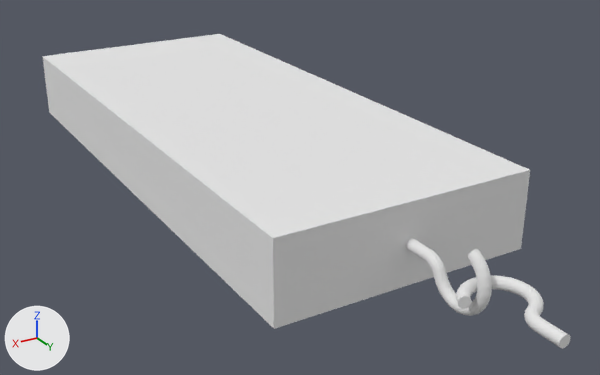
Renders of the glTF model public/models/main/dynamometer/dynamometer.gltf from each side of a commit.
The view is the same before and after, from a 50 mm camera at (75.9, 92.2, 60.4) aimed at (-3.1, -39.4, -5.4). Every picture has the same lights, and +X, +Y and +Z are marked at lower left. Vertices at the same position are counted once.

Before the edit, the objects in view are built like this:
```python
me_b_dyn_body_001__mesh = bpy.data.meshes.new('b_dyn_body_001_-Mesh')
me_b_dyn_body_001__mesh.from_pydata(...)  # 16 vertices, 28 faces; spans x -25.0..25.0, y -120.0..0.0, z -7.5..7.5
me_b_dyn_body_001__mesh.materials.append(mat_color_cccccc)  # white #e7e7e7
me_b_dyn_hook_001__mesh = bpy.data.meshes.new('b_dyn_hook_001_-Mesh')
me_b_dyn_hook_001__mesh.from_pydata(...)  # 598 vertices, 1192 faces; spans x -1.0..1.0, y -95.0..18.0, z -6.0..5.5
me_b_dyn_hook_001__mesh.materials.append(mat_color_cccccc)  # white #e7e7e7
me_b_dyn_hook_small_001__mesh = bpy.data.meshes.new('b_dyn_hook_small_001_-Mesh')
me_b_dyn_hook_small_001__mesh.from_pydata(...)  # 650 vertices, 1296 faces; spans x -6.0..5.5, y 14.0..32.0, z -1.0..1.0
me_b_dyn_hook_small_001__mesh.materials.append(mat_color_cccccc)  # white #e7e7e7
ob_b_dyn_body_001 = bpy.data.objects.new('b_dyn_body_001_', me_b_dyn_body_001__mesh)
ob_b_dyn_body_001.location = (0.0, 0.0, 0.0)
ob_b_dyn_hook_001 = bpy.data.objects.new('b_dyn_hook_001_', me_b_dyn_hook_001__mesh)
ob_b_dyn_hook_001.location = (0.0, 0.0, 0.0)
ob_b_dyn_hook_small_001 = bpy.data.objects.new('b_dyn_hook_small_001_', me_b_dyn_hook_small_001__mesh)
ob_b_dyn_hook_small_001.location = (0.0, 0.0, 0.0)
```
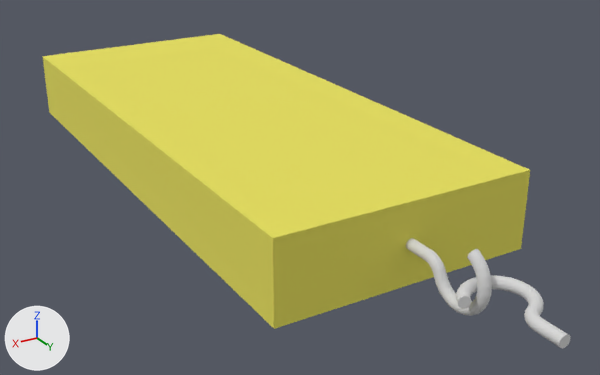
Location of each change, (x1, y1, x2, y2) in pixels of the pictures (600 x 375 px; the box of a moved part takes in the faces that stretch with it):
part 1 of me_b_dyn_body_001__mesh, moved or reshaped
    both: (273, 170, 530, 329)
part 2 of me_b_dyn_body_001__mesh, recoloured (white to yellow)
    both: (42, 34, 529, 328)

Patch to the scene script:
```diff
--- a/public/models/main/dynamometer/dynamometer.gltf.py
+++ b/public/models/main/dynamometer/dynamometer.gltf.py
@@ mat_color_ccbe1b @@
+mat_color_ccbe1b = principled_material('color_ccbe1b')
+mat_color_ccbe1b.base_color = (0.8, 0.745, 0.106)  # yellow #e7e05c
+mat_color_ccbe1b.roughness = 1.0
@@ me_b_dyn_body_001__mesh @@
 me_b_dyn_body_001__mesh.from_pydata(...)  # 16 vertices, 28 faces; spans x -25.0..25.0, y -120.0..0.0, z -7.5..7.5
 # used by ob_b_dyn_body_001; location = (0.0, 0.0, 0.0)
+# me_b_dyn_body_001__mesh part 1
+# 3 vertices are removed from x -22.0..22.0, y -117.0..-3.0, z -4.5
+# 16 faces are deleted
+# 1 vertex moves from x 22.0, y -117.0, z -4.5 to x 22.0, y -117.0, z -3.5
+# 3 vertices are added at (-22.0, -3.0, -3.5), (-22.0, -117.0, -3.5), (22.0, -3.0, -3.5)
+# 16 new faces join them
+# me_b_dyn_body_001__mesh part 2: 12 faces spanning x -25.0..25.0, y -120.0..0.0, z -7.5..7.5 switch from mat_color_cccccc (white #e7e7e7) to mat_color_ccbe1b (yellow #e7e05c)
```
